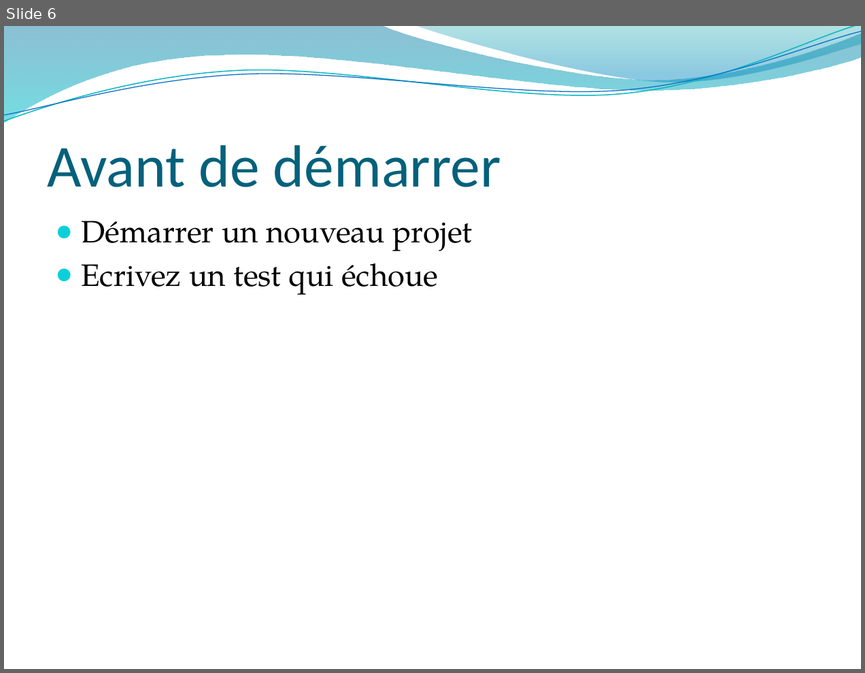
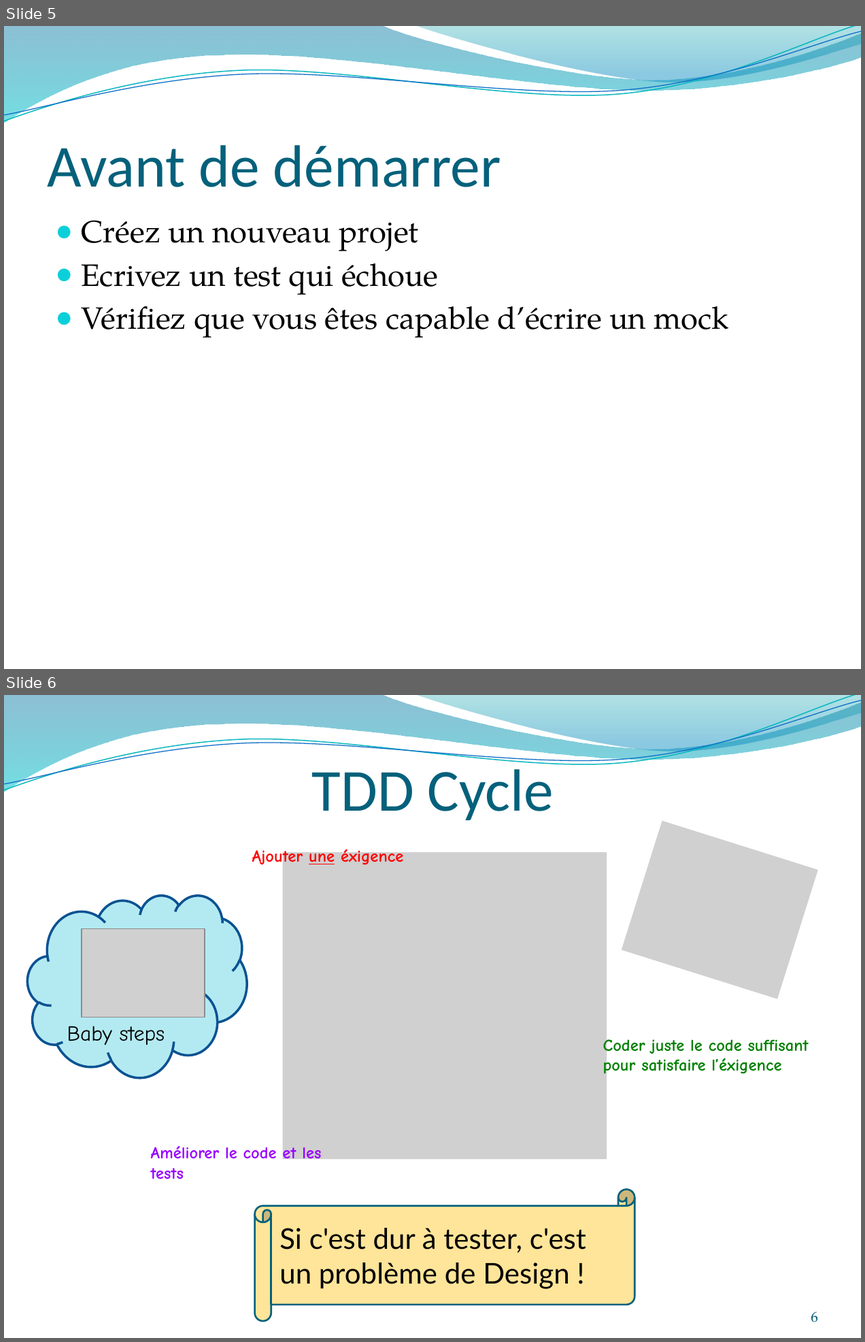
Before and after one commit to mathieucans/TDD.Trainig, a slide deck: docs/Introduction au TDD.2016.pptx. Shown one above the other, each under a label of ours: slide 6 before the commit, slides 5 and 6 after it. The pictures are 865x673 and 865x1342 pixels, drawn with LibreOffice and Linux fonts; fonts in the diff are those of the drawing; grey boxes stand for pictures; background and template pictures are left out. Boxes give left, top, right and bottom in pixels: in the first picture for what was removed or moved away, otherwise in the second. Text is boxed around its words. In the diff, an @@ line names an element or a change of style, - is before the commit and + after.

```diff
--- a/docs/Introduction au TDD.2016.pptx
+++ b/docs/Introduction au TDD.2016.pptx
@@ slide 6 added at box(4, 695, 861, 1338), background picture (left out); not listed: 4 template elements that a slide beside it also shows @@
@@ title added at box(312, 761, 554, 820), 50 pt, text #04617B @@
+TDD Cycle
@@ picture added at box(621, 821, 818, 999) @@
@@ text added at box(252, 847, 403, 867), 14 pt, text #FF0000, bold @@
+Ajouter une éxigence
@@ picture added at box(283, 852, 606, 1159) @@
@@ cloud added at box(28, 895, 247, 1077), fill #B3EAF2, outline #0B5292 2 pt @@
@@ picture added at box(82, 929, 205, 1017) @@
@@ text added at box(67, 1025, 165, 1045), 18 pt, text #000000 @@
+Baby steps
@@ text added at box(603, 1036, 808, 1076), 14 pt, text #008000, bold @@
+Coder juste le code suffisant pour satisfaire l’éxigence
@@ text added at box(151, 1146, 321, 1178), 14 pt, text #9900FF, bold @@
+Améliorer le code et les tests
@@ horizontal scroll added at box(255, 1189, 634, 1321), fill #FFE599, outline #04617B 1.5 pt, 24 pt, text #000000 @@
+Si c'est dur à tester, c'est un problème de Design !
@@ page number added at box(810, 1311, 817, 1322), 12 pt, text #045D75 @@
+6
@@ what was slide 6 is now slide 5 @@
@@ slide 5 changed as well @@
@@ text at box(81, 220, 418, 251): text changed @@
-● Démarrer un nouveau projet
+● Créez un nouveau projet
@@ text at box(81, 305, 729, 337): paragraph added @@
+● Vérifiez que vous êtes capable d’écrire un mock
```
Also in this commit, not shown: 9 other slides changed, 18 other slides added, 8 slides removed.
